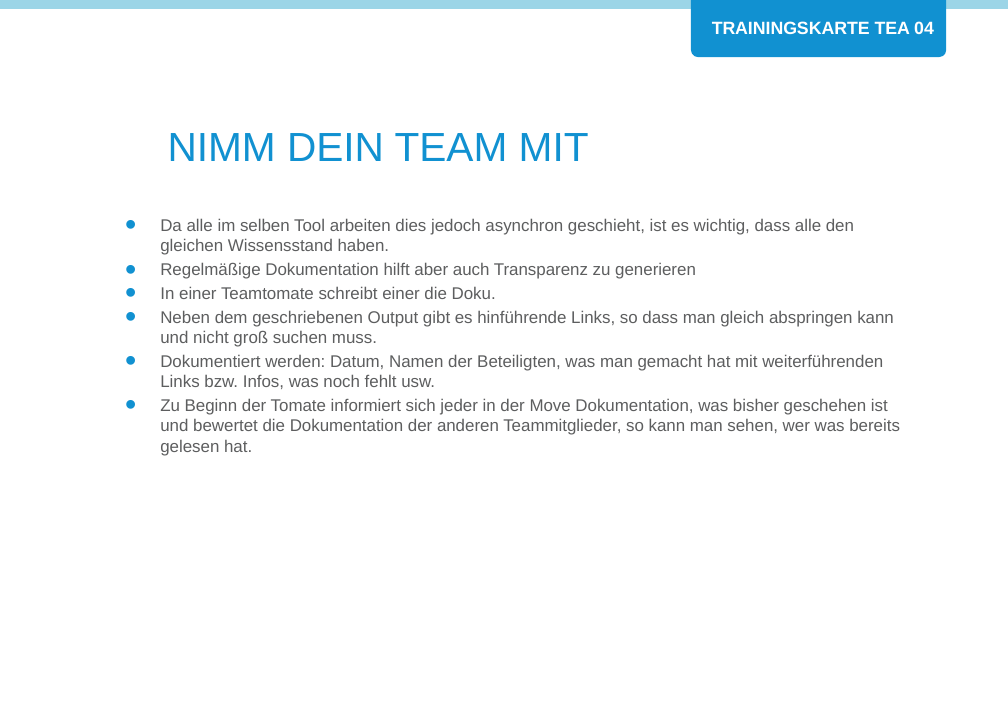
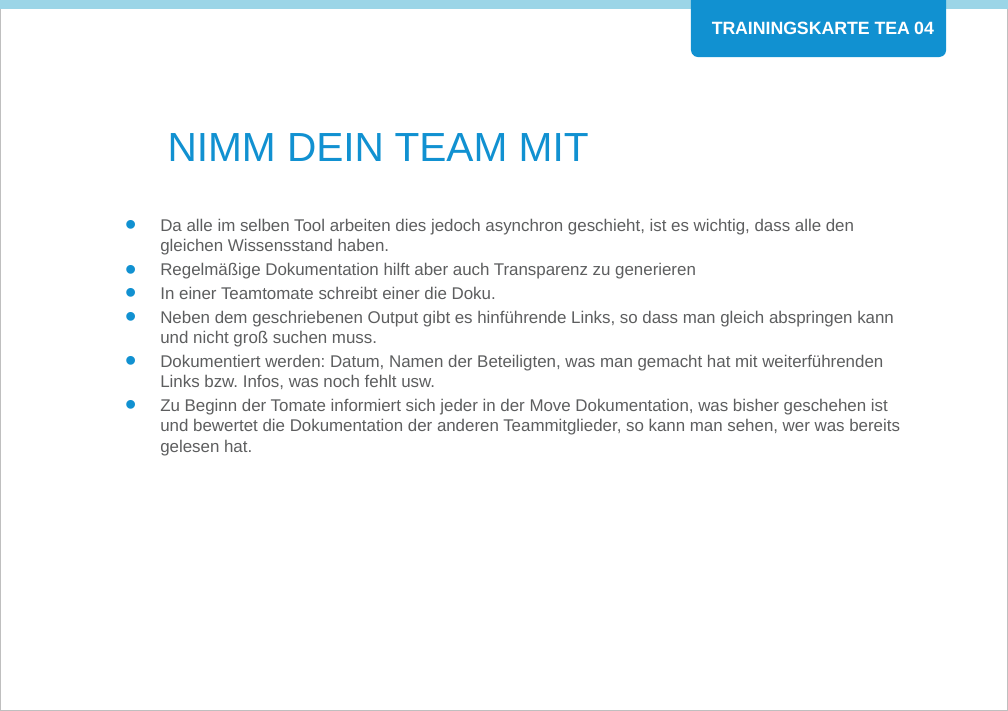
Before and after one commit to Teamtool/training-materials, a slide deck: slide 1 of agile moves/Teamplay (TEA)/ger_TEA_04_Nimm_Dein_Team_mit.pptx. Drawn at 1008x711 pixels with LibreOffice and Linux fonts; fonts in the diff are those of the drawing; background and template pictures are left out. Boxes give left, top, right and bottom in pixels: in the first picture for what was removed or moved away, otherwise in the second. Text is boxed around its words. In the diff, an @@ line names an element or a change of style, - is before the commit and + after.

```diff
--- a/agile moves/Teamplay (TEA)/ger_TEA_04_Nimm_Dein_Team_mit.pptx
+++ b/agile moves/Teamplay (TEA)/ger_TEA_04_Nimm_Dein_Team_mit.pptx
@@ rectangle added at [0, 0, 1008, 711], outline #BFBFBF 0.75 pt @@
```
Also in this commit, not shown: 1 other slide changed, 1 other file.
